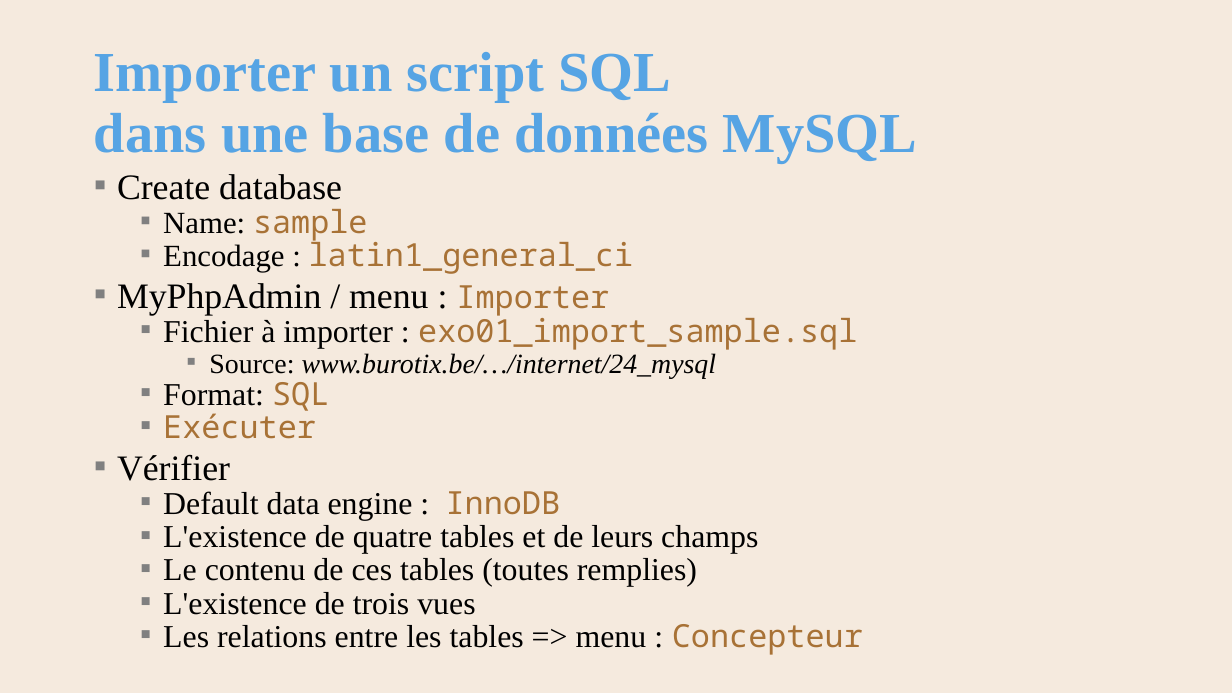
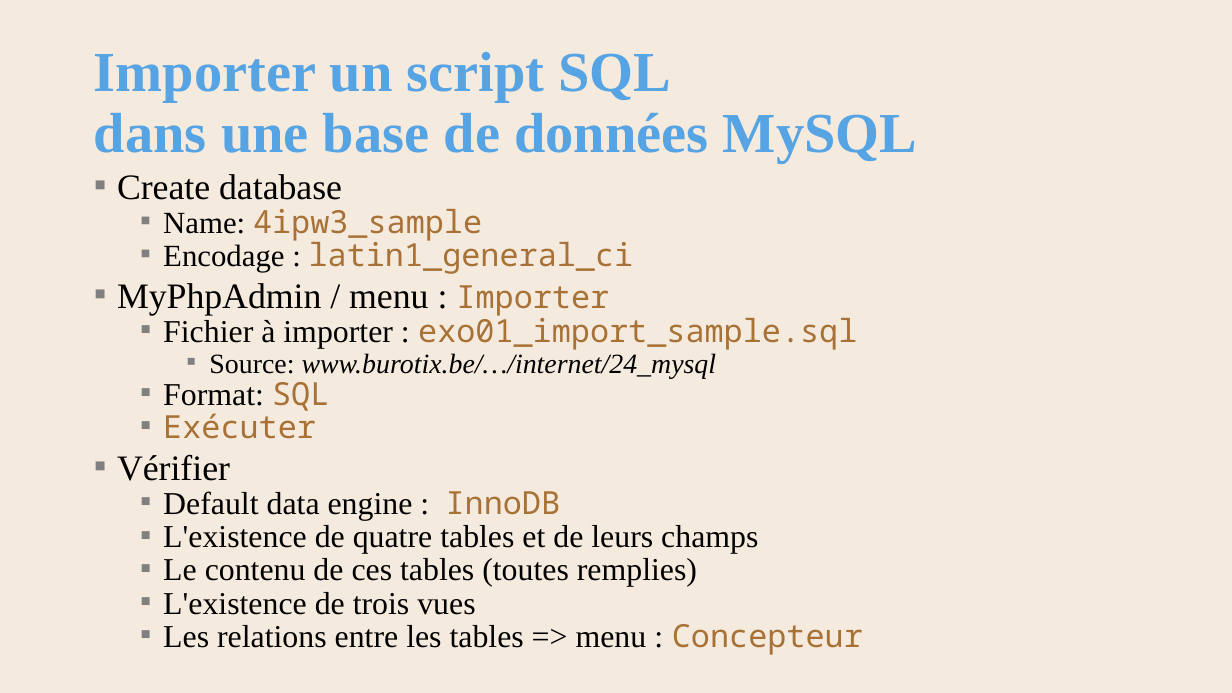
Before and after one commit to AlainWafflard/4IPW3, a slide deck: slide 9 of syllabus/24_intégration_SQL/syllabus_24_sql.pptx (slide 10 before the commit). Drawn at 1232x693 pixels with LibreOffice and Linux fonts; fonts in the diff are those of the drawing; background and template pictures are left out. Boxes give left, top, right and bottom in pixels: in the first picture for what was removed or moved away, otherwise in the second. Text is boxed around its words. In the diff, an @@ line names an element or a change of style, - is before the commit and + after.

Commit message:
update 2025/01/11 : press database v04 ; sample database ; syllabus 24

```diff
--- a/syllabus/24_intégration_SQL/syllabus_24_sql.pptx
+++ b/syllabus/24_intégration_SQL/syllabus_24_sql.pptx
@@ text at (163, 209, 482, 241): text changed @@
-  ▪ Name: sample
+  ▪ Name: 4ipw3_sample
```
Also in this commit, not shown: 9 other slides changed, 1 slide added, 2 slides removed, 5 other files.
